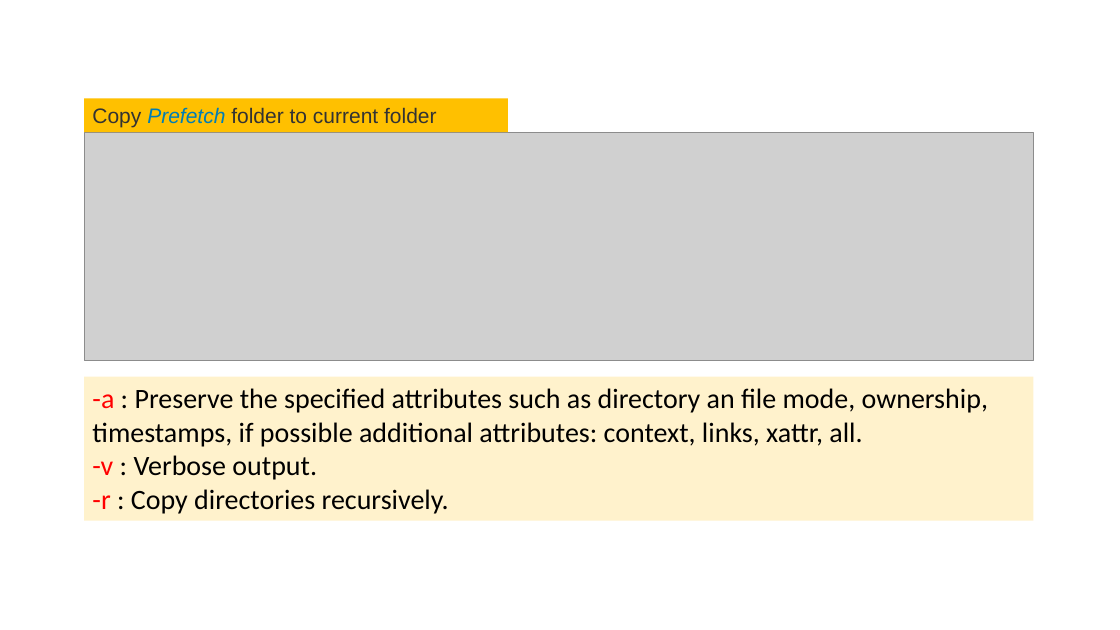
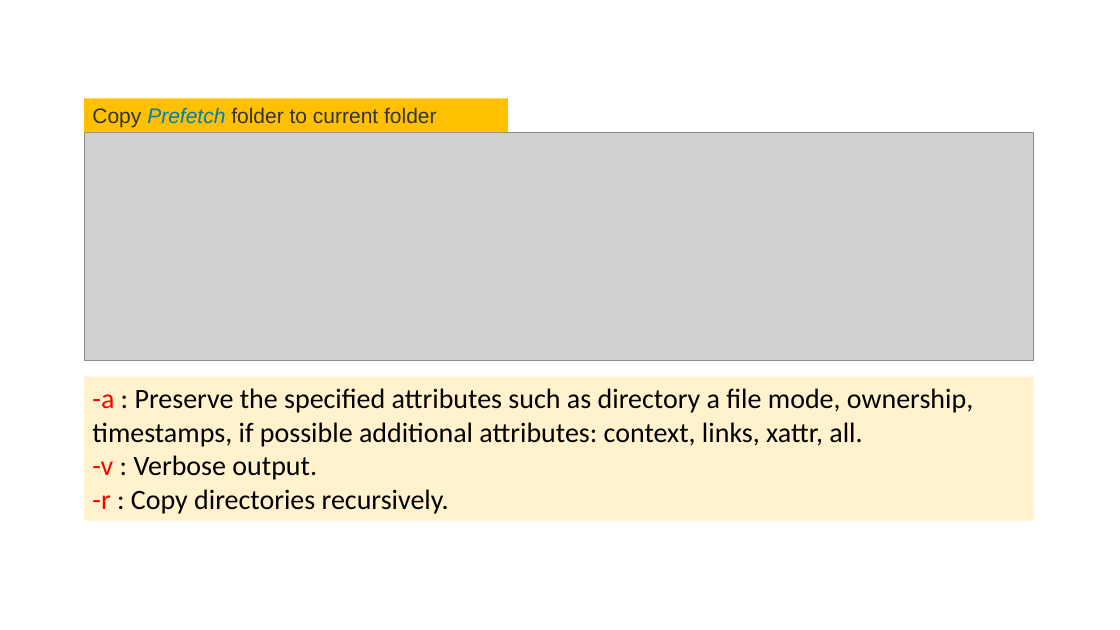
Before and after one commit to frankwxu/digital-forensics-lab, a slide deck: slide 29 of NIST_Data_Leakage_Case/NIST_Data_Leakage_00_Env_Setting.pptx (slide 28 before the commit). Drawn at 1120x630 pixels with LibreOffice and Linux fonts; fonts in the diff are those of the drawing; grey boxes stand for pictures; background and template pictures are left out. Boxes give left, top, right and bottom in pixels: in the first picture for what was removed or moved away, otherwise in the second. Text is boxed around its words. In the diff, an @@ line names an element or a change of style, - is before the commit and + after.

```diff
--- a/NIST_Data_Leakage_Case/NIST_Data_Leakage_00_Env_Setting.pptx
+++ b/NIST_Data_Leakage_Case/NIST_Data_Leakage_00_Env_Setting.pptx
@@ text in rectangle at (x1=92, y1=388, x2=973, y2=447): text changed @@
--a : Preserve the specified attributes such as directory an file mode, ownership, timestamps, if possible additional attributes: context, links, xattr, all.
+-a : Preserve the specified attributes such as directory a file mode, ownership, timestamps, if possible additional attributes: context, links, xattr, all.
```
Also in this commit, not shown: 11 other slides changed, 1 slide added, 10 other files.
